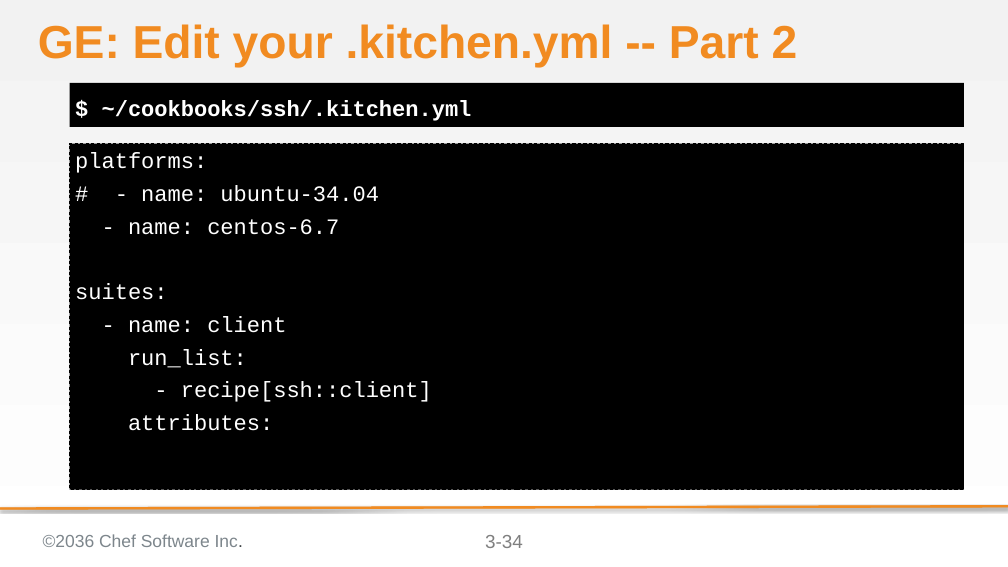
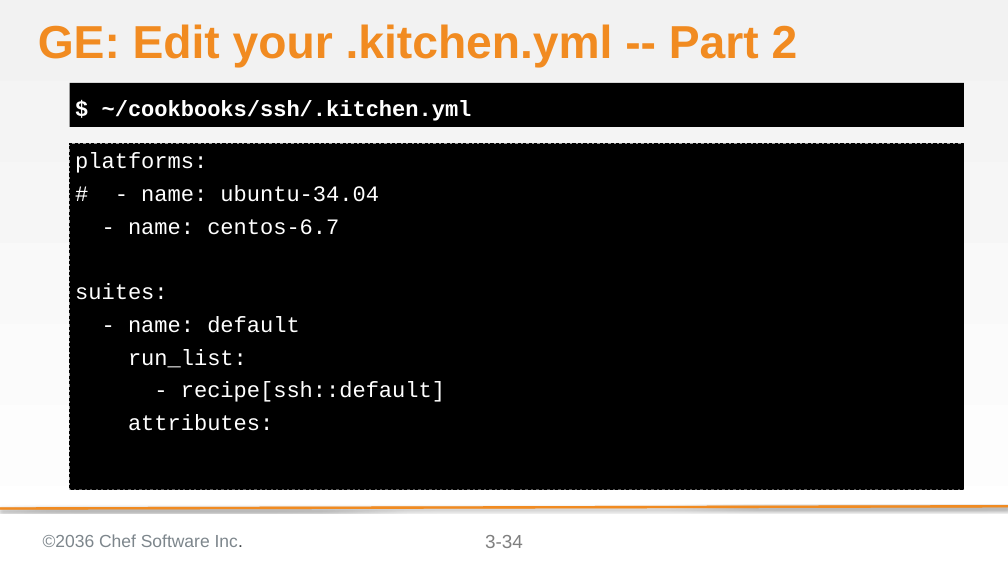
Before and after one commit to bchamby/chef-compliance-installation-configuration-operation, a slide deck: slide 34 of 03-initial-configuration-scans.pptx. Drawn at 1008x567 pixels with LibreOffice and Linux fonts; fonts in the diff are those of the drawing; background and template pictures are left out. Boxes give left, top, right and bottom in pixels: in the first picture for what was removed or moved away, otherwise in the second. Text is boxed around its words. In the diff, an @@ line names an element or a change of style, - is before the commit and + after.

```diff
--- a/03-initial-configuration-scans.pptx
+++ b/03-initial-configuration-scans.pptx
@@ text at [128,316,299,333]: text changed @@
-- name: client
+- name: default
@@ text at [181,382,445,402]: text changed @@
-- recipe[ssh::client]
+- recipe[ssh::default]
```
Also in this commit, not shown: 4 other slides changed.
